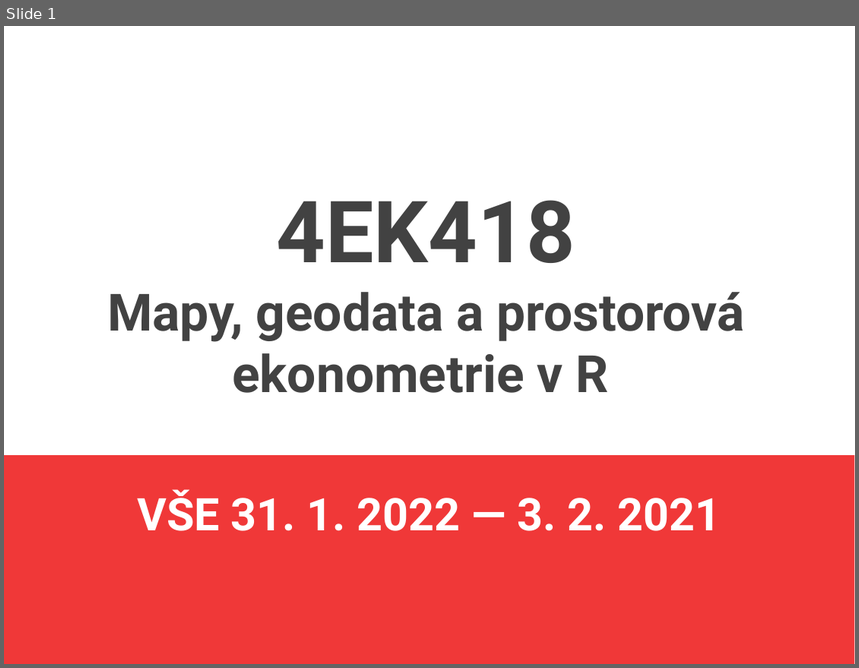
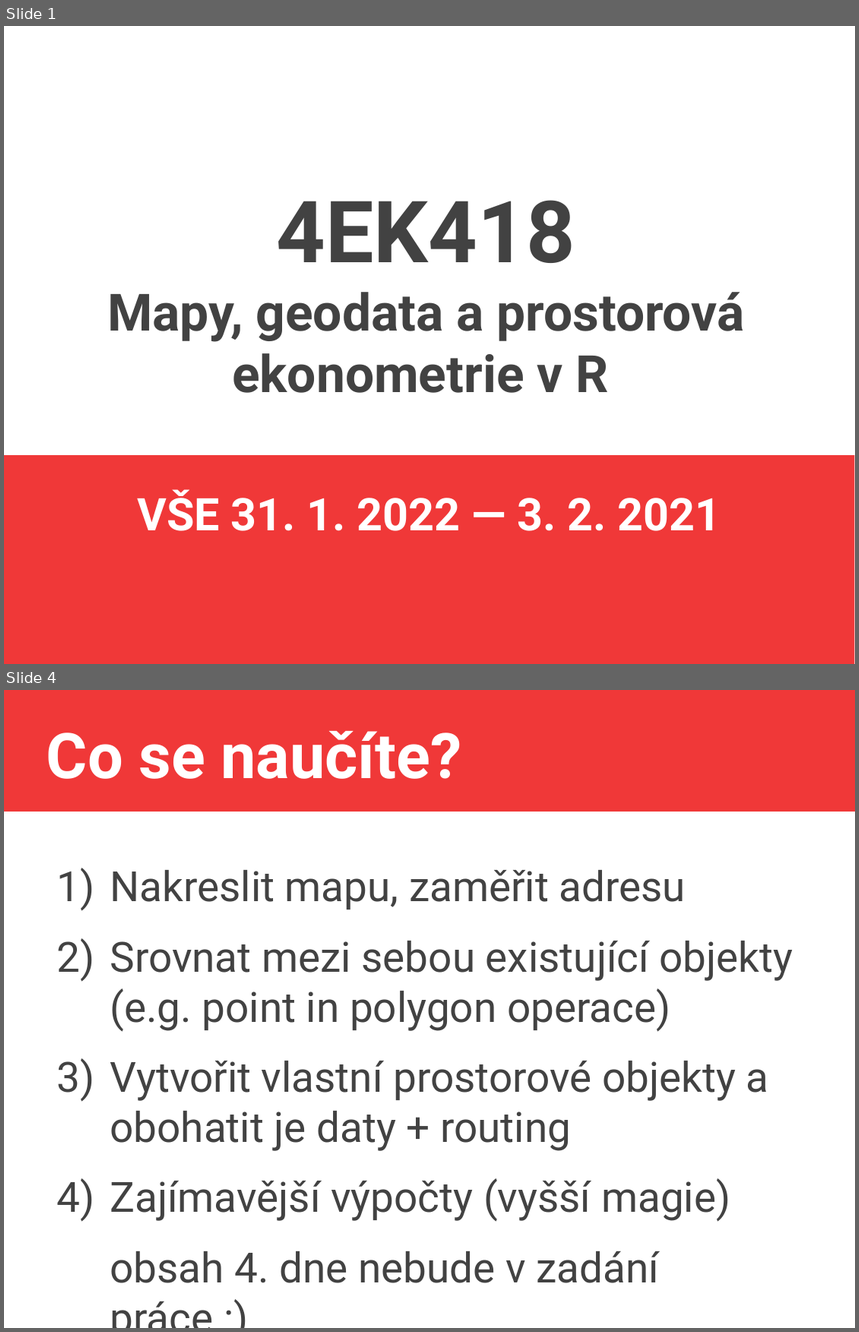
Before and after one commit to jlacko/4EK418, a slide deck: prez/0 - intro 4EK418.odp. Shown one above the other, each under a label of ours: slide 1 before the commit, slides 1 and 4 after it; the slides between them are not shown. The pictures are 859x668 and 859x1332 pixels, drawn with LibreOffice and Linux fonts; fonts in the diff are those of the drawing. Boxes give left, top, right and bottom in pixels: in the first picture for what was removed or moved away, otherwise in the second. Text is boxed around its words. In the diff, an @@ line names an element or a change of style, - is before the commit and + after.

```diff
--- a/prez/0 - intro 4EK418.odp
+++ b/prez/0 - intro 4EK418.odp
@@ slide 4 added at (4, 690, 855, 1328), background #FFFFFF @@
@@ rectangle added at (4, 690, 855, 812), fill #F03838 @@
@@ title added at (47, 731, 462, 779), 58.7 pt, text #FFFFFF, bold @@
+Co se naučíte?
@@ text added at (110, 870, 794, 1284), 38.9 pt, text #424242 @@
+1) Nakreslit mapu, zaměřit adresu
+2) Srovnat mezi sebou existující objekty (e.g. point in polygon operace)
+3) Vytvořit vlastní prostorové objekty a obohatit je daty + routing
+4) Zajímavější výpočty (vyšší magie)
+obsah 4. dne nebude v zadání práce :)
```
Also in this commit, not shown: 1 slide changed, 1 other file.
